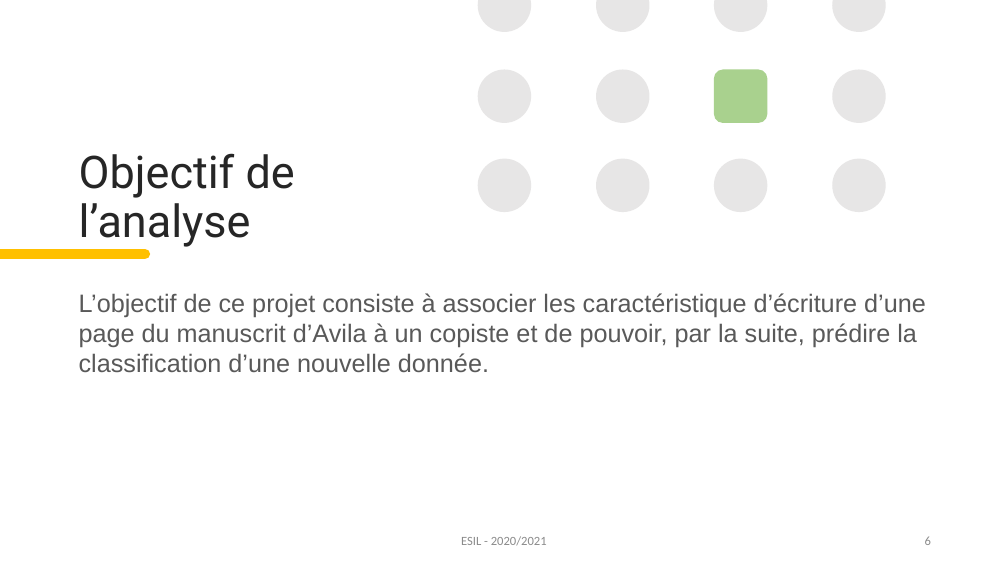
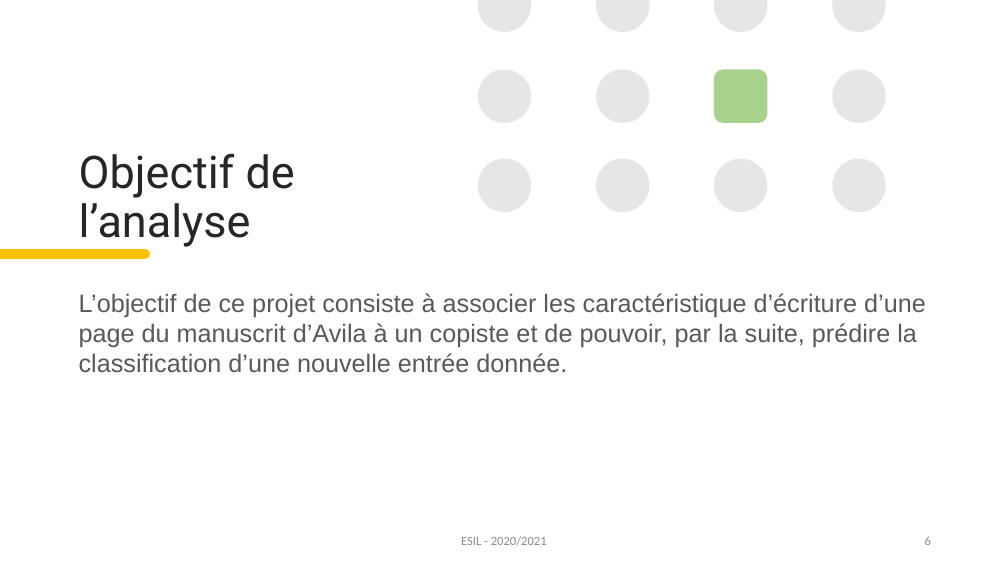
Before and after one commit to virtuel75/avila-analysis, a slide deck: slide 6 of docs/Avila analysis - Presentation.pptx. Drawn at 1008x567 pixels with LibreOffice and Linux fonts; fonts in the diff are those of the drawing. Boxes give left, top, right and bottom in pixels: in the first picture for what was removed or moved away, otherwise in the second. Text is boxed around its words. In the diff, an @@ line names an element or a change of style, - is before the commit and + after.

```diff
--- a/docs/Avila analysis - Presentation.pptx
+++ b/docs/Avila analysis - Presentation.pptx
@@ text at box(79, 293, 926, 372): text changed @@
-L’objectif de ce projet consiste à associer les caractéristique d’écriture d’une page du manuscrit d’Avila à un copiste et de pouvoir, par la suite, prédire la classification d’une nouvelle donnée.
+L’objectif de ce projet consiste à associer les caractéristique d’écriture d’une page du manuscrit d’Avila à un copiste et de pouvoir, par la suite, prédire la classification d’une nouvelle entrée donnée.
```
Also in this commit, not shown: 3 other slides changed, 3 slides added, 2 slides removed, 1 other file.
